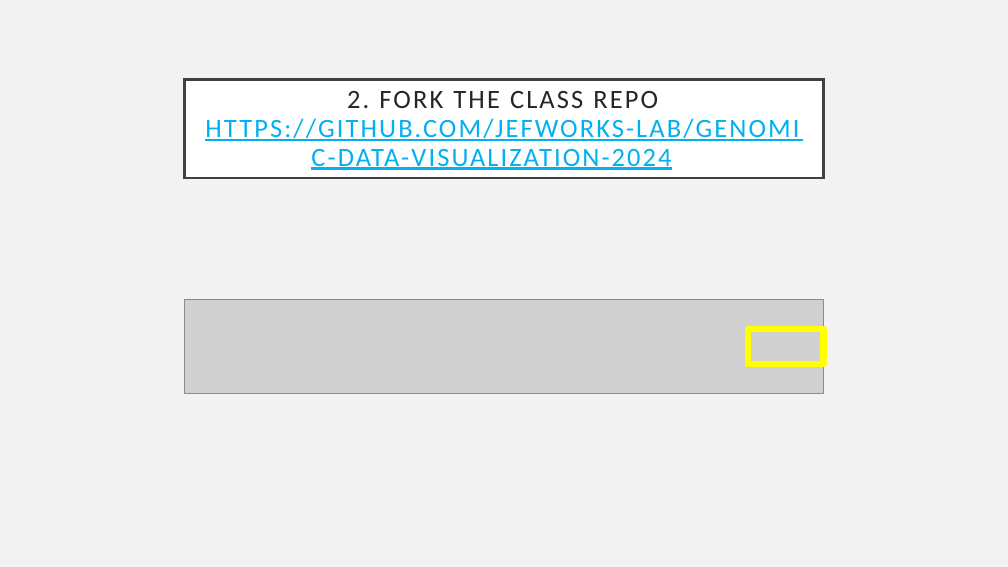
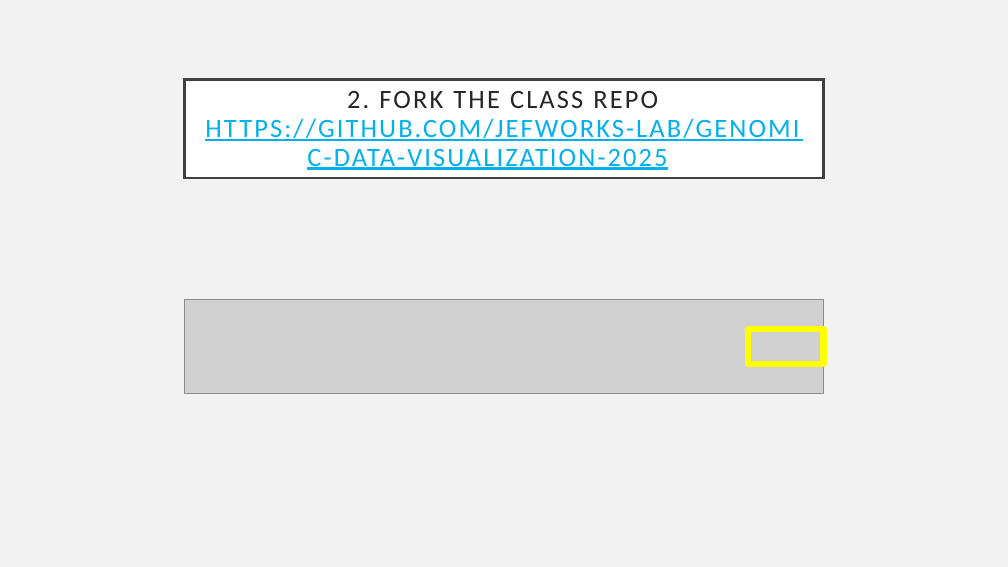
Before and after one commit to JEFworks-Lab/genomic-data-visualization-2025, a slide deck: slide 4 of resources/hw/genomic-data-visualization-HW_0.pptx. Drawn at 1008x567 pixels with LibreOffice and Linux fonts; fonts in the diff are those of the drawing; grey boxes stand for pictures. Boxes give left, top, right and bottom in pixels: in the first picture for what was removed or moved away, otherwise in the second. Text is boxed around its words. In the diff, an @@ line names an element or a change of style, - is before the commit and + after.

```diff
--- a/resources/hw/genomic-data-visualization-HW_0.pptx
+++ b/resources/hw/genomic-data-visualization-HW_0.pptx
@@ title at (x1=205, y1=91, x2=799, y2=170): text changed @@
-2. FORK THE CLASS REPO HTTPS://GITHUB.COM/JEFWORKS-LAB/GENOMIC-DATA-VISUALIZATION-2024
+2. FORK THE CLASS REPO HTTPS://GITHUB.COM/JEFWORKS-LAB/GENOMIC-DATA-VISUALIZATION-2025
```
Also in this commit, not shown: 1 other slide changed, 1 other file.
